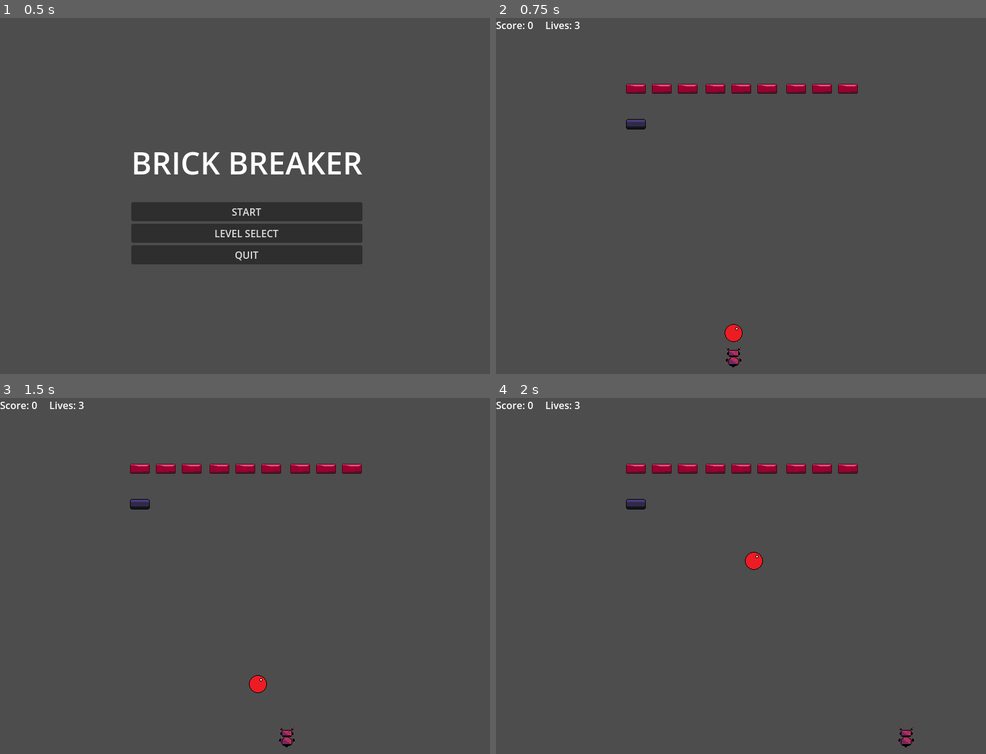
Above: before the commit, frames 1-4 (two rows, left to right).
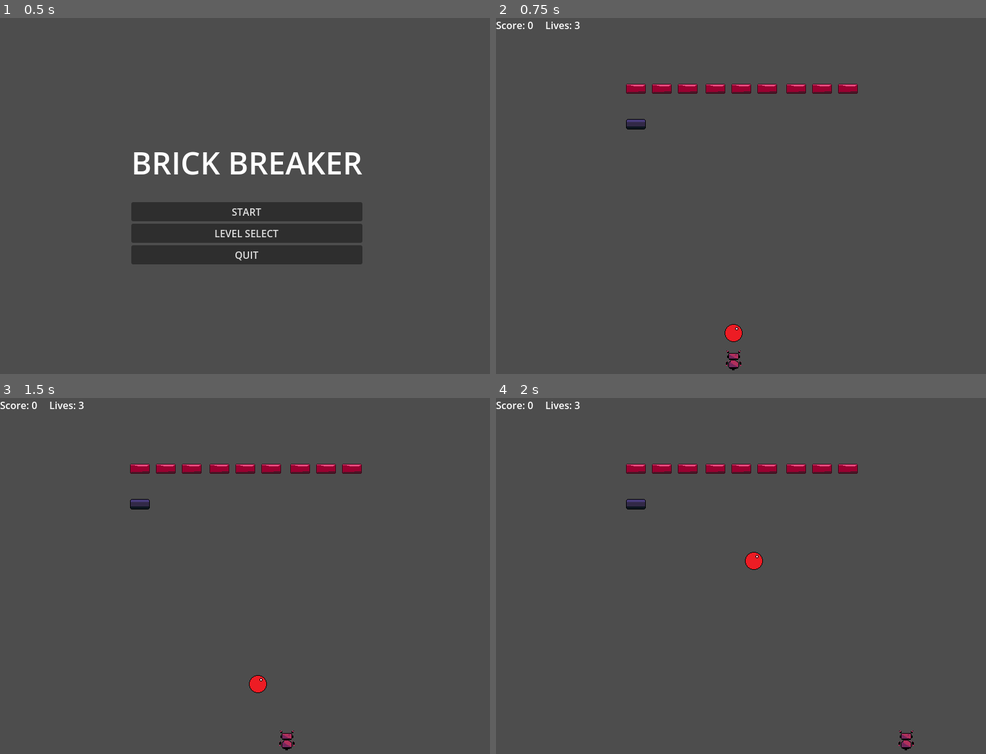
Above: after the commit, the same moments.

Repository: ccavalcanti11/godot_brick_breaker
Game: Godot game, scene res://scenes/MainMenu.tscn
Same seed, same stepped clock (60 frames per second), same inputs: the game is played once before the commit and once after it.
Inputs:
- Up to frame 1 (0.5 s): no input
- Up to frame 2 (0.75 s): click "START" at 0.5 s
- Up to frame 3 (1.5 s): hold D (move_right) from 1.28 s (still down); tap Space (launch_ball) at 1.35 s
- Up to frame 4 (2 s): keep holding D (move_right)

Frame 1 is identical in both runs. In frame 2, 0.1% of the frame differs, in the area x 46-51%, y 92-99%; in frame 3, 0.1%; in frame 4, 0.1%.

Commit message:
feat: adding attack skill

Diff:
--- a/brickbreaker/scenes/Paddle.tscn
+++ b/brickbreaker/scenes/Paddle.tscn
@@ -1,13 +1,26 @@
-[gd_scene load_steps=8 format=3 uid="uid://bgocu3t0prux6"]
+[gd_scene load_steps=12 format=3 uid="uid://bgocu3t0prux6"]
 
 [ext_resource type="Script" uid="uid://b0wmc6px7drj4" path="res://scripts/paddle.gd" id="1_ry5ju"]
 [ext_resource type="Texture2D" uid="uid://b6d0gdfx7v714" path="res://assets/sprites/robot-idle-anim-2.png" id="2_6kxou"]
+[ext_resource type="Texture2D" uid="uid://boltlmvbxgi0i" path="res://assets/sprites/robot-attack-anim.png" id="2_jlx5f"]
 
 [sub_resource type="RectangleShape2D" id="RectangleShape2D_6kxou"]
 size = Vector2(27, 32)
 
 [sub_resource type="RectangleShape2D" id="RectangleShape2D_jlx5f"]
 size = Vector2(60, 30)
+
+[sub_resource type="AtlasTexture" id="AtlasTexture_s6nv3"]
+atlas = ExtResource("2_jlx5f")
+region = Rect2(0, 0, 64, 64)
+
+[sub_resource type="AtlasTexture" id="AtlasTexture_236v3"]
+atlas = ExtResource("2_jlx5f")
+region = Rect2(64, 0, 64, 64)
+
+[sub_resource type="AtlasTexture" id="AtlasTexture_f7h0t"]
+atlas = ExtResource("2_jlx5f")
+region = Rect2(128, 0, 64, 64)
 
 [sub_resource type="AtlasTexture" id="AtlasTexture_jlx5f"]
 atlas = ExtResource("2_6kxou")
@@ -19,6 +32,23 @@
 
 [sub_resource type="SpriteFrames" id="SpriteFrames_s6nv3"]
 animations = [{
+"frames": [{
+"duration": 1.0,
+"texture": SubResource("AtlasTexture_s6nv3")
+}, {
+"duration": 1.0,
+"texture": SubResource("AtlasTexture_236v3")
+}, {
+"duration": 1.0,
+"texture": SubResource("AtlasTexture_f7h0t")
+}, {
+"duration": 1.0,
+"texture": SubResource("AtlasTexture_s6nv3")
+}],
+"loop": false,
+"name": &"attack",
+"speed": 15.0
+}, {
 "frames": [{
 "duration": 1.0,
 "texture": SubResource("AtlasTexture_jlx5f")
@@ -44,7 +74,7 @@
 disabled = true
 
 [node name="AnimatedSprite2D" type="AnimatedSprite2D" parent="."]
+position = Vector2(0, 5)
 sprite_frames = SubResource("SpriteFrames_s6nv3")
 animation = &"idle"
 autoplay = "idle"
-frame_progress = 0.0601767
--- a/brickbreaker/scripts/paddle.gd
+++ b/brickbreaker/scripts/paddle.gd
@@ -2,8 +2,17 @@
 
 @export var speed = 400
 
+# Skill tuning
+@export var skill_forward_offset: float = 10.0 # distance above player
+@export var skill_thickness: float = 6.0 # height of the hitzone shape
+@export var skill_duration: float = 0.18 # seconds the hit will be active
+@export var skill_cooldown: float = 0.65 # seconds before the hit can be triggered again
+
+var _skill_time_left: float = 0.0
+var _cool_down_left: float = 0.0
+
 @onready var collision_shape: CollisionShape2D = $CollisionShape2D # Reference the paddle's collision shape
-@onready var skill_hitbox: CollisionShape2D = $SkillHitbox # Reference the skill hitbox collision shape
+@onready var skill_shape: CollisionShape2D = $SkillHitbox # Reference the skill hitbox collision shape
 
 func get_width() -> float:
 	if collision_shape and collision_shape.shape is RectangleShape2D:
@@ -11,7 +20,39 @@
 	return 0 # Fallback in case the shape is not set
 
 func _ready():
-	skill_hitbox.disabled = true
+	setup_skill_hitbox()
+	set_skill_active(false)
+
+func setup_skill_hitbox() -> void:
+	# Ensure the main shape is a rectangle (needed to compute top edge and width)
+	var rect := collision_shape.shape as RectangleShape2D
+	if rect == null:
+		push_warning("Players CollisionShape2D should be RectangleShape2D for skill positioning.")
+		return
+
+	# Make/assign a rectangle for the skill barrier and size it to the player width
+	var skill_rect := RectangleShape2D.new()
+	skill_rect.size = Vector2(rect.size.x, skill_thickness)
+	skill_shape.shape = skill_rect
+
+	# Place the hitbox 10px above the top edge of the player
+	update_skill_hitbox_transform()
+
+func update_skill_hitbox_transform() -> void:
+	var rect := collision_shape.shape as RectangleShape2D
+	if rect == null:
+		return
+
+	# Paddle is centered at its own origin; top edge is at -size.y/2
+	var top_edge := -rect.size.y * 0.5
+	# Center of the skill rectangle sits half its thickness above the forward offset
+	var y := top_edge - skill_forward_offset - (skill_thickness * 0.5)
+
+	# Keep it centered in the X so it mirrors the player's width
+
+func set_skill_active(active: bool) -> void:
+	if skill_shape:
+		skill_shape.disabled = not active
 
 func _physics_process(delta: float) -> void:
 	var direction = Input.get_axis('move_left', 'move_right')
@@ -19,9 +60,27 @@
 	velocity.y = 0
 	move_and_slide()
 
-	# Listen for the skill press inside the physics
+	# Timer updates for skill active window and cooldown
+	if _cool_down_left > 0.0:
+		_cool_down_left = max(0.0, _cool_down_left - delta)
+
+	if _skill_time_left > 0.0:
+		_skill_time_left  = max(0.0, _skill_time_left - delta)
+		if _skill_time_left <= 0.0:
+			set_skill_active(false)
+
+	# Skill activation
 	if Input.is_action_just_pressed("paddle_skill"):
-		toggle_skill()
+		try_activate_skill()
 
-func toggle_skill() ->  void:
-	skill_hitbox.disabled = !skill_hitbox.disabled
+func try_activate_skill() -> void:
+	#Respect active window cooldown
+	if _cool_down_left > 0.0 or _skill_time_left > 0.0:
+		return
+
+	# Ensure it sits at the right size/place just before
+	update_skill_hitbox_transform()
+
+	set_skill_active(true)
+	_skill_time_left = skill_duration
+	_cool_down_left = skill_cooldown
